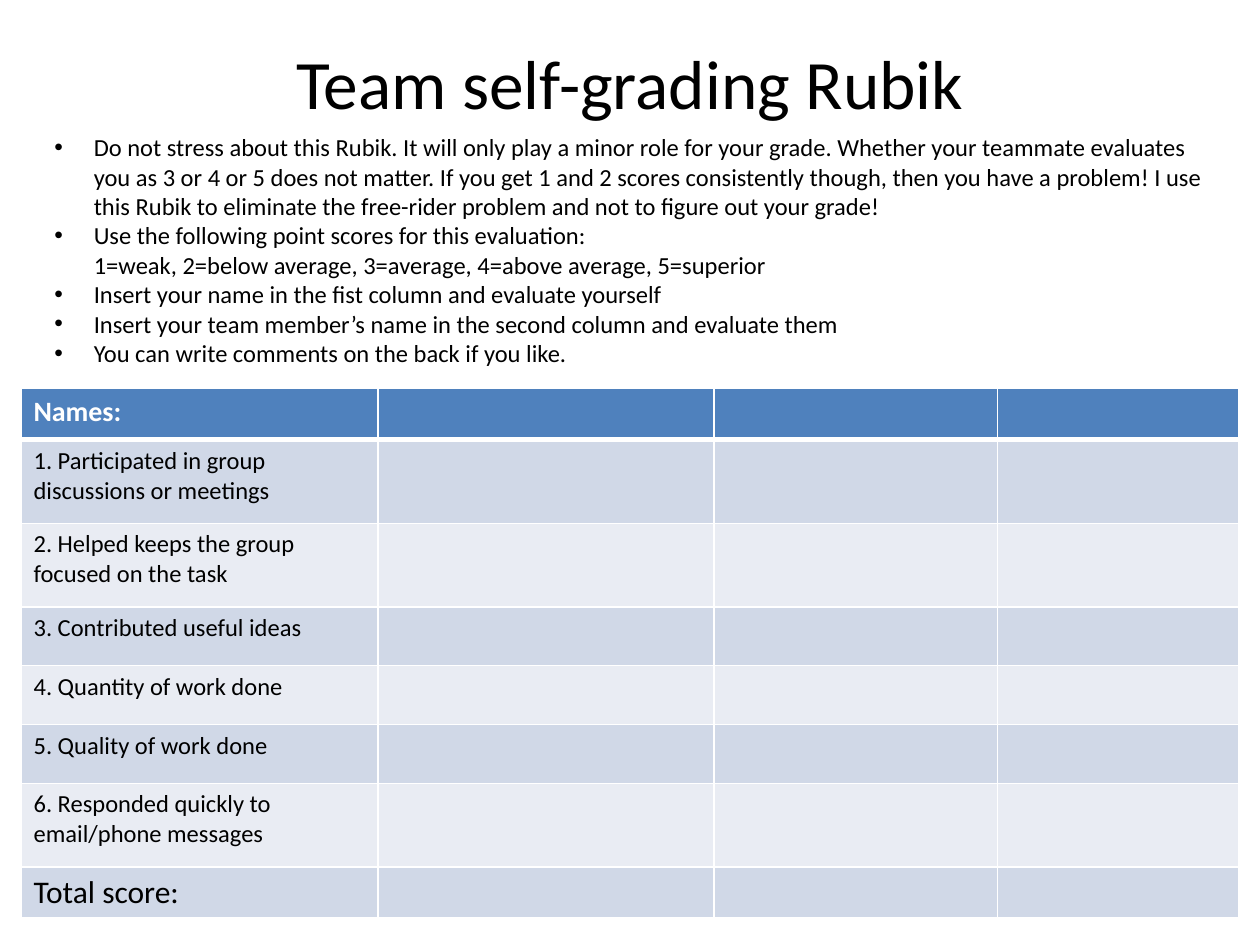
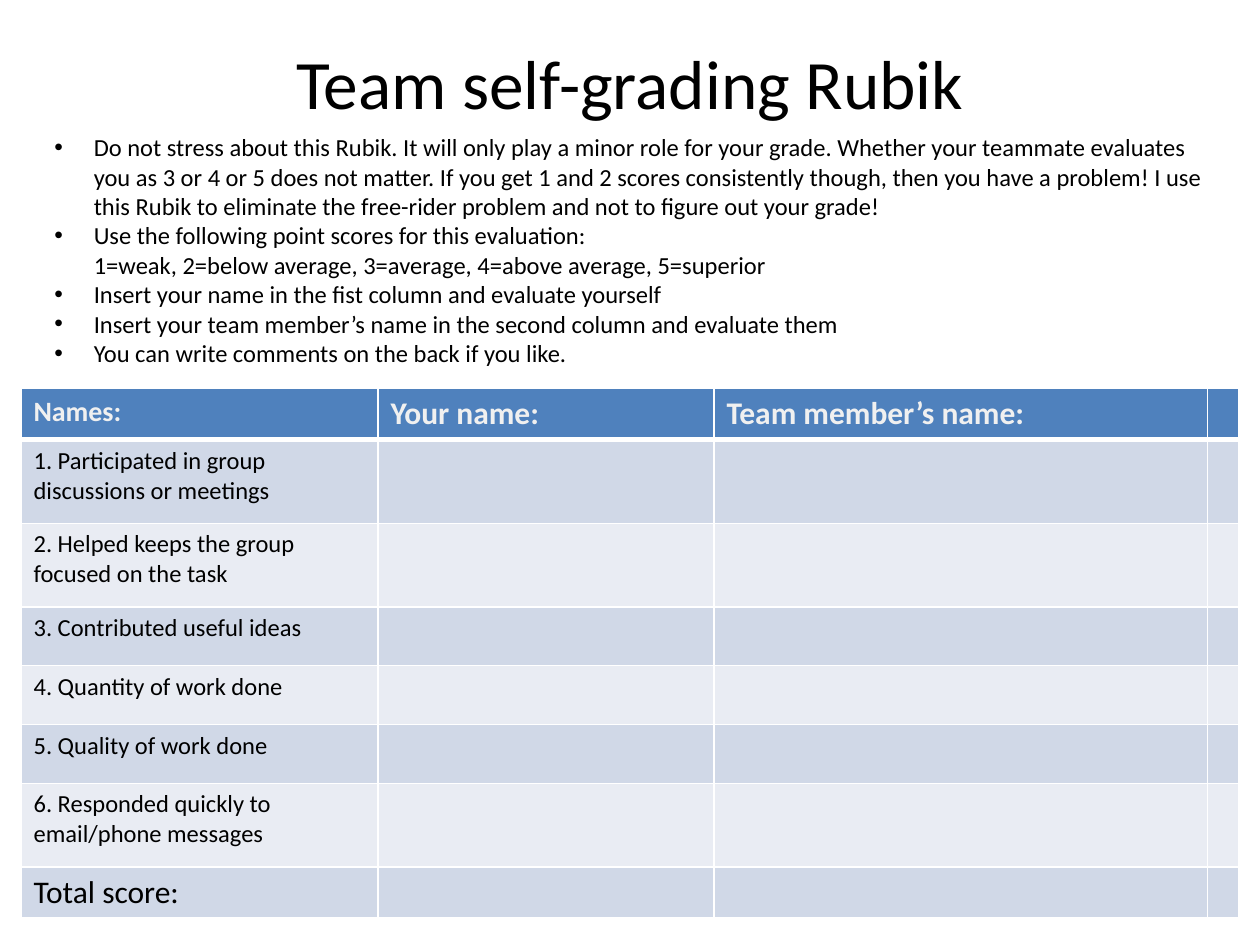
Before and after one commit to juejung/juejung.github.io, a slide deck: slide 1 of jdocs/Comp/Projects/TeamGradingRubric.pptx. Drawn at 1260x945 pixels with LibreOffice and Linux fonts; fonts in the diff are those of the drawing. Boxes give left, top, right and bottom in pixels: in the first picture for what was removed or moved away, otherwise in the second. Text is boxed around its words. In the diff, an @@ line names an element or a change of style, - is before the commit and + after.

```diff
--- a/jdocs/Comp/Projects/TeamGradingRubric.pptx
+++ b/jdocs/Comp/Projects/TeamGradingRubric.pptx
@@ background #FFFFFF to #F0F0F0 @@
@@ table at bbox=[21, 388, 1240, 916] @@
-row 1, column 2: 
+row 1, column 2: Your name:
-row 1, column 3: 
+row 1, column 3: Team member’s name:
@@ text colour #FFFFFF to #F0F0F0 in "Names:" @@
@@ borders changed @@
```
Also in this commit, not shown: 7 other files.
